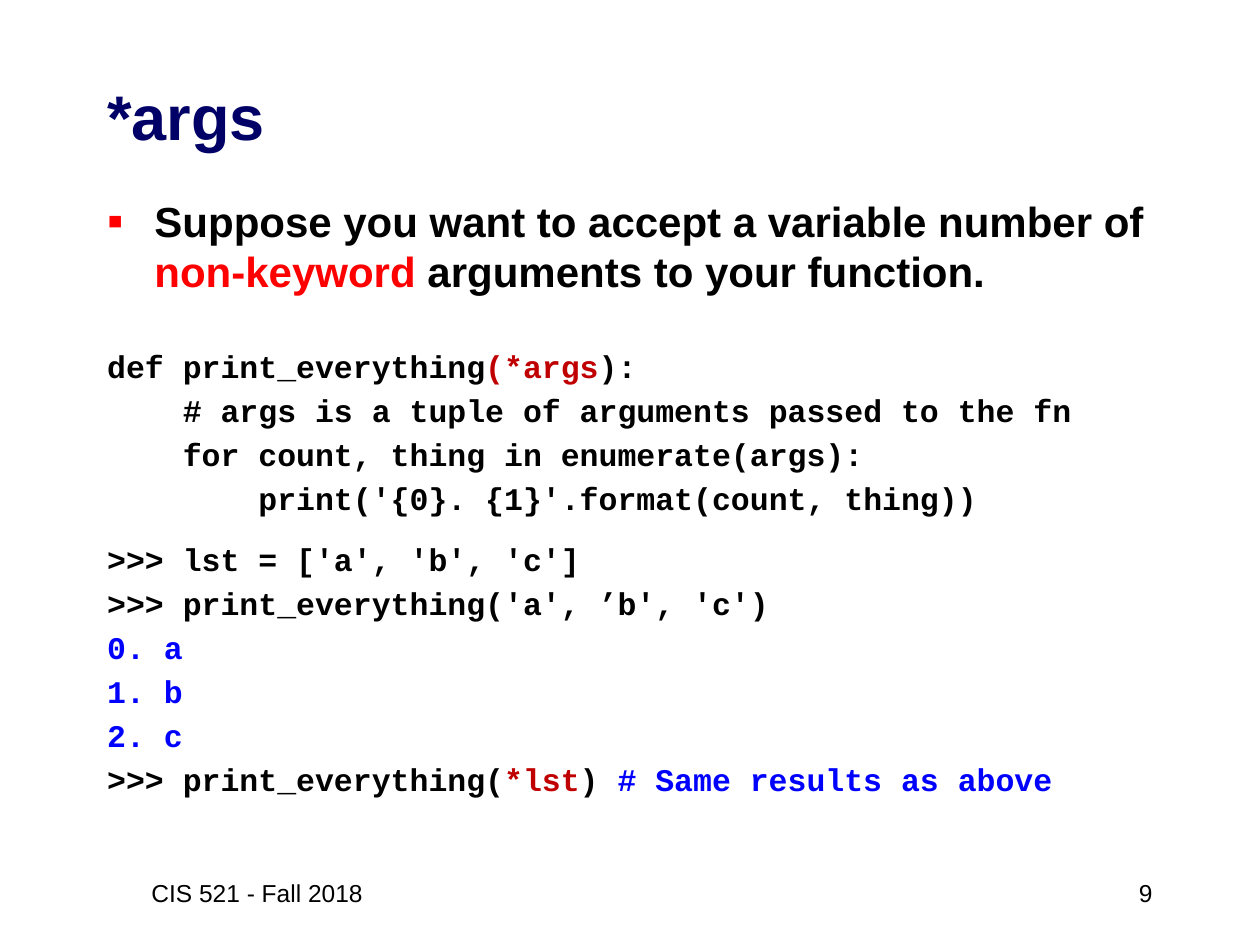
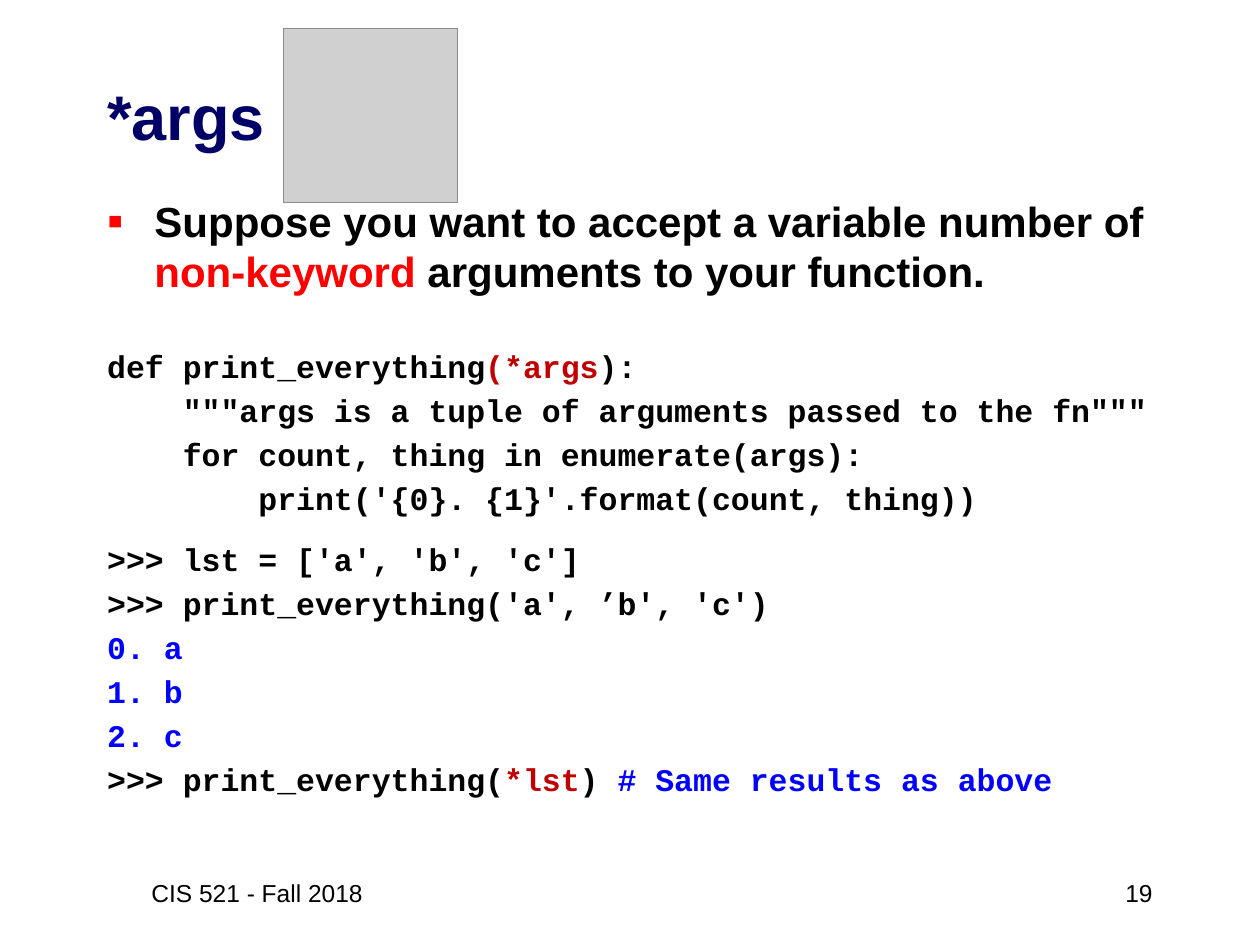
Before and after one commit to artificial-intelligence-class/artificial-intelligence-class.github.io, a slide deck: slide 19 of assets/slides/02-Python3-review2.pptx (slide 9 before the commit). Drawn at 1260x945 pixels with LibreOffice and Linux fonts; fonts in the diff are those of the drawing; grey boxes stand for pictures. Boxes give left, top, right and bottom in pixels: in the first picture for what was removed or moved away, otherwise in the second. Text is boxed around its words. In the diff, an @@ line names an element or a change of style, - is before the commit and + after.

```diff
--- a/assets/slides/02-Python3-review2.pptx
+++ b/assets/slides/02-Python3-review2.pptx
@@ picture added at (284, 28, 457, 202) @@
@@ text at (183, 399, 1146, 429): text changed @@
-# args is a tuple of arguments passed to the fn
+"""args is a tuple of arguments passed to the fn"""
@@ page number at (1125, 885, 1152, 903): text changed @@
-9
+19
```
Also in this commit, not shown: 11 other slides changed, 10 slides added, 2 other files.
